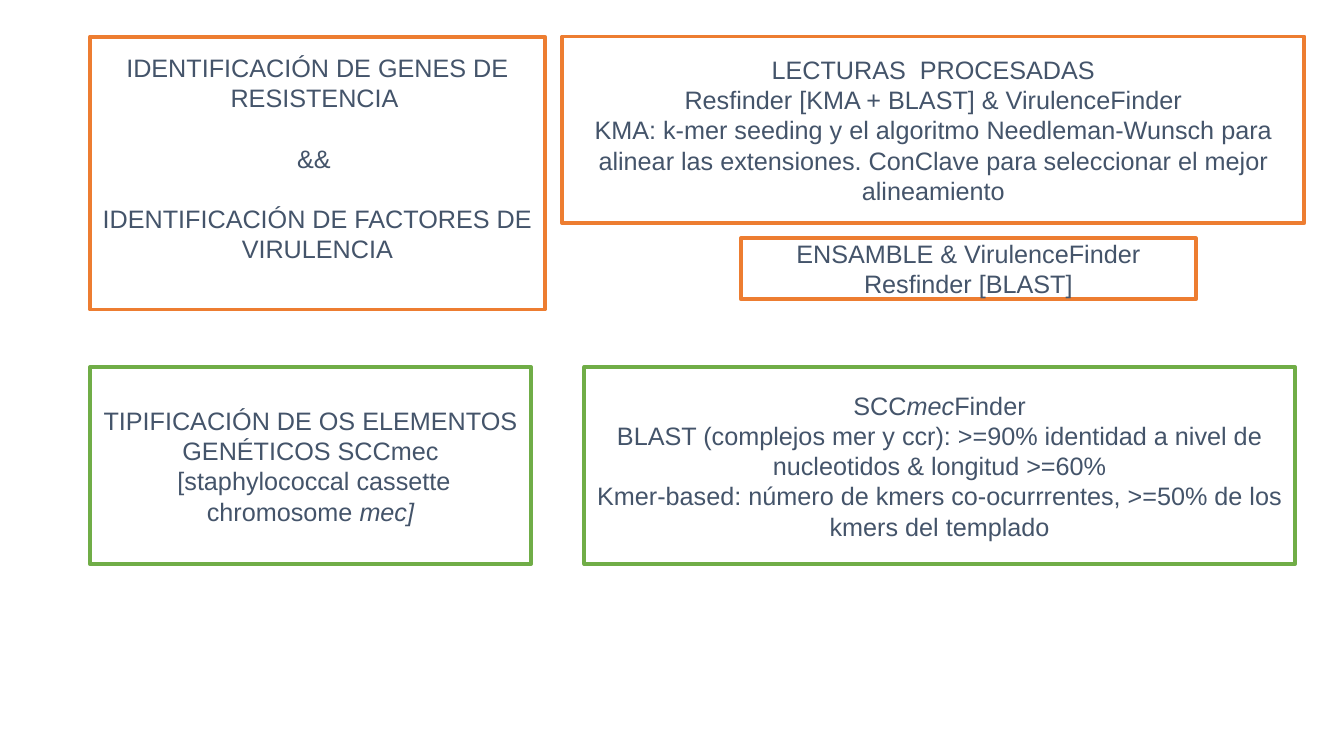
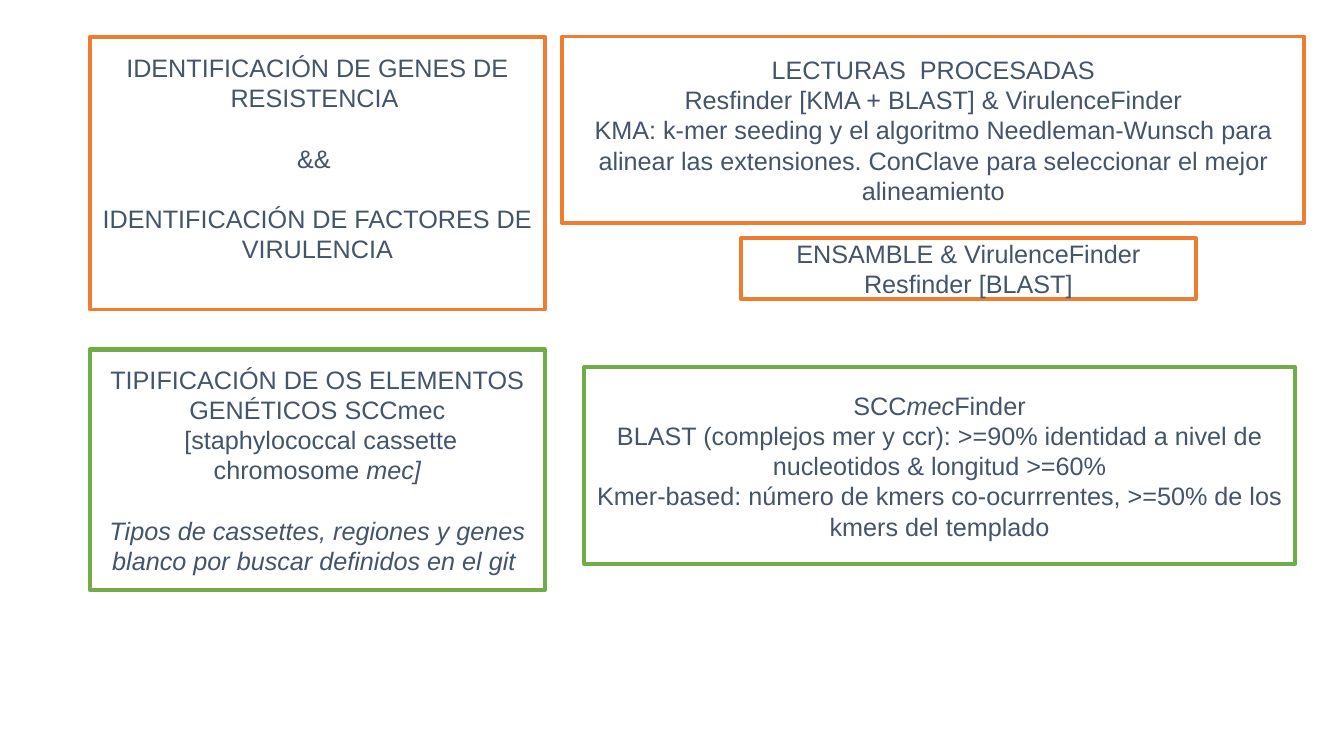
Before and after one commit to Laura-Gomez/workshop_resistencia, a slide deck: slide 17 of Taller-Resistencia.pptx. Drawn at 1344x756 pixels with LibreOffice and Linux fonts; fonts in the diff are those of the drawing; background and template pictures are left out. Boxes give left, top, right and bottom in pixels: in the first picture for what was removed or moved away, otherwise in the second. Text is boxed around its words. In the diff, an @@ line names an element or a change of style, - is before the commit and + after.

```diff
--- a/Taller-Resistencia.pptx
+++ b/Taller-Resistencia.pptx
@@ rectangle "TIPIFICACIÓN DE OS ELEMENTOS GENÉTICOS ...": place and size @@
-rectangle "TIPIFICACIÓN DE OS ELEMENTOS GENÉTICOS ..." at [90,367,531,564]
+rectangle "TIPIFICACIÓN DE OS ELEMENTOS GENÉTICOS ..." at [90,350,544,591]
@@ text in rectangle at [109,521,525,576]: paragraph added @@
+Tipos de cassettes, regiones y genes blanco por buscar definidos en el git
```
Also in this commit, not shown: 1 other slide changed, 5 slides removed.
